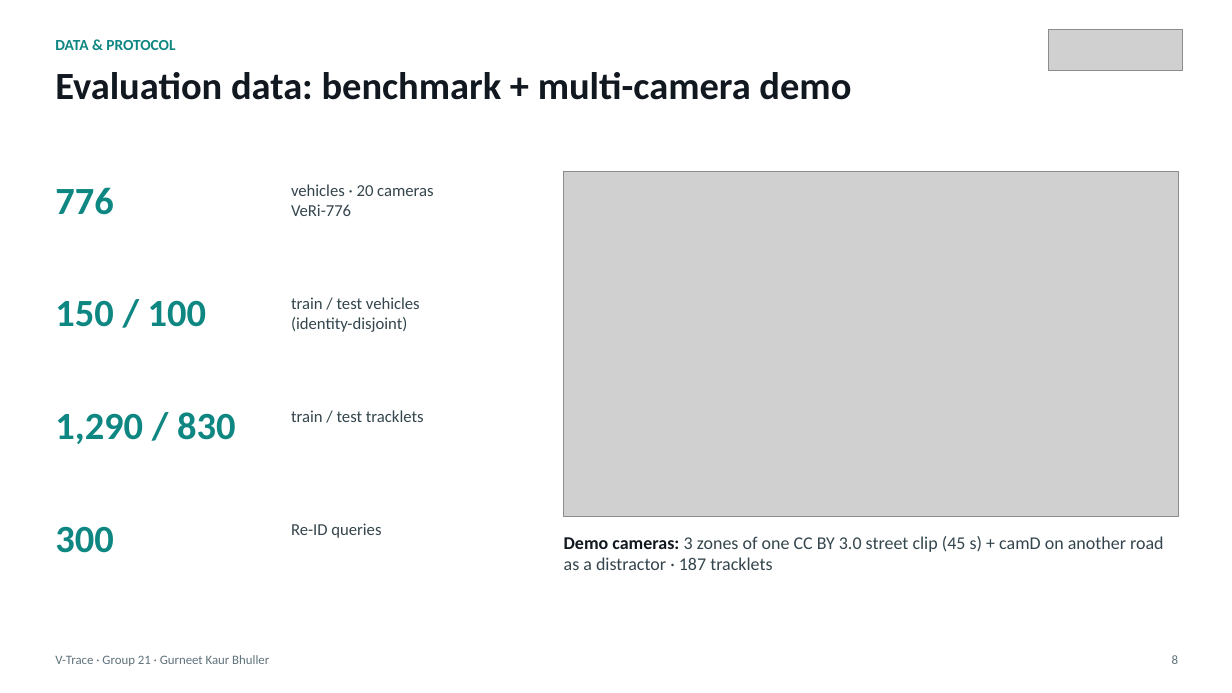
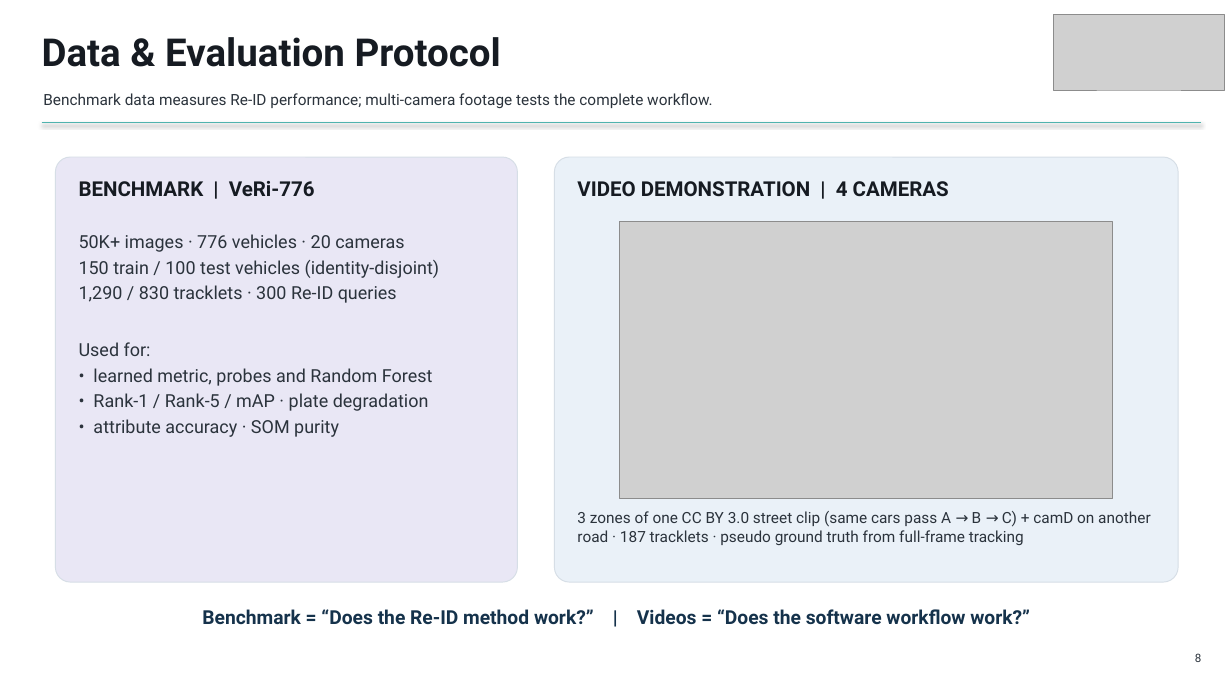
Before and after one commit to GurneetKB/V-Trace, a slide deck: slide 8 of deliverables/V-Trace_Final_Presentation.pptx. Drawn at 1232x693 pixels with LibreOffice and Linux fonts; fonts in the diff are those of the drawing; grey boxes stand for pictures. Boxes give left, top, right and bottom in pixels: in the first picture for what was removed or moved away, otherwise in the second. Text is boxed around its words. In the diff, an @@ line names an element or a change of style, - is before the commit and + after.

```diff
--- a/deliverables/V-Trace_Final_Presentation.pptx
+++ b/deliverables/V-Trace_Final_Presentation.pptx
@@ picture added at box(1054, 15, 1225, 90) @@
@@ text at box(42, 37, 501, 67): text changed; size 12 to 30 pt; font Calibri to Roboto; text colour #0E8782 to #161B22 @@
-DATA & PROTOCOL
+Data & Evaluation Protocol
@@ picture removed at box(1049, 30, 1183, 70) @@
@@ text at box(43, 93, 713, 108): text changed; size 30 to 12 pt; font Calibri to Roboto; text colour #111820 to #2B333C; bold off @@
-Evaluation data: benchmark + multi-camera demo
+Benchmark data measures Re-ID performance; multi-camera footage tests the complete workflow.
@@ line added from (42, 123) to (1202, 123), #4FB3AE 0.75 pt @@
@@ rounded rectangle added at box(55, 157, 518, 582), fill #E9E7F5, outline #D6DEE6 0.75 pt @@
@@ rounded rectangle added at box(555, 157, 1178, 582), fill #EAF1F8, outline #D6DEE6 0.75 pt @@
@@ text removed at box(55, 187, 113, 215) @@
-776
@@ text at box(79, 181, 315, 196): text changed; size 13 to 16 pt; font Calibri to Roboto; text colour #34454D to #161B22; bold on @@
-vehicles · 20 cameras
-VeRi-776
+BENCHMARK | VeRi-776
@@ text added at box(577, 181, 949, 196), 16 pt, text #161B22, bold @@
+VIDEO DEMONSTRATION | 4 CAMERAS
@@ text at box(79, 234, 440, 437): text changed; size 30 to 14 pt; font Calibri to Roboto; text colour #0E8782 to #2B333C; bold off @@
-150 / 100
+50K+ images · 776 vehicles · 20 cameras
+150 train / 100 test vehicles (identity-disjoint)
+1,290 / 830 tracklets · 300 Re-ID queries
+Used for:
+• learned metric, probes and Random Forest
+• Rank-1 / Rank-5 / mAP · plate degradation
+• attribute accuracy · SOM purity
@@ picture: place and size @@
-picture at box(564, 171, 1178, 517)
+picture at box(620, 222, 1113, 499)
@@ text removed at box(291, 297, 420, 332) @@
-train / test vehicles
-(identity-disjoint)
@@ text removed at box(55, 412, 235, 444) @@
-1,290 / 830
@@ text removed at box(291, 410, 424, 422) @@
-train / test tracklets
@@ text removed at box(55, 526, 113, 553) @@
-300
@@ text at box(577, 511, 1150, 545): text changed; size 14 to 12 pt; font Calibri to Roboto; text colour #34454D to #2B333C @@
-Demo cameras: 3 zones of one CC BY 3.0 street clip (45 s) + camD on another road as a distractor · 187 tracklets
+3 zones of one CC BY 3.0 street clip (same cars pass A → B → C) + camD on another road · 187 tracklets · pseudo ground truth from full-frame tracking
@@ text at box(202, 609, 1030, 624): text changed; size 13 to 15 pt; font Calibri to Roboto; text colour #34454D to #15324B; bold on @@
-Re-ID queries
+Benchmark = “Does the Re-ID method work?” | Videos = “Does the software workflow work?”
@@ text removed at box(55, 655, 269, 666) @@
-V-Trace · Group 21 · Gurneet Kaur Bhuller
@@ text "8": place and size @@
-text "8" at box(1172, 655, 1178, 664)
+text "8" at box(1195, 653, 1202, 662)
@@ text "8" at box(1195, 653, 1202, 662): size 10 to 9 pt, font Calibri to Roboto, text colour #60727C to #2B333C @@
```
Also in this commit, not shown: 12 other slides changed, 4 slides added, 4 slides removed, 30 other files.
